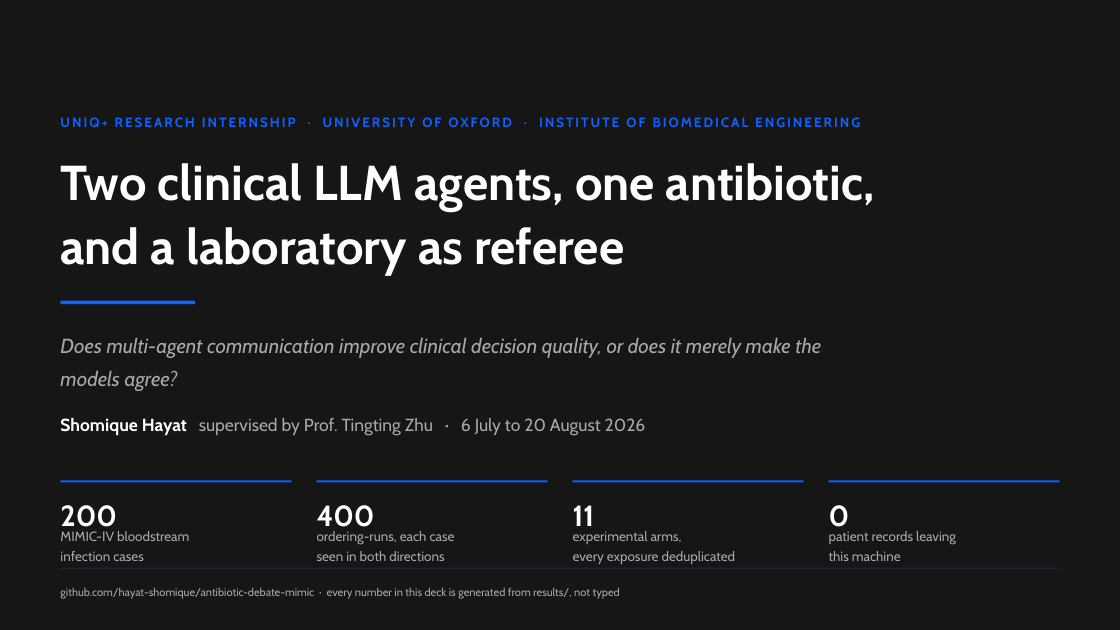
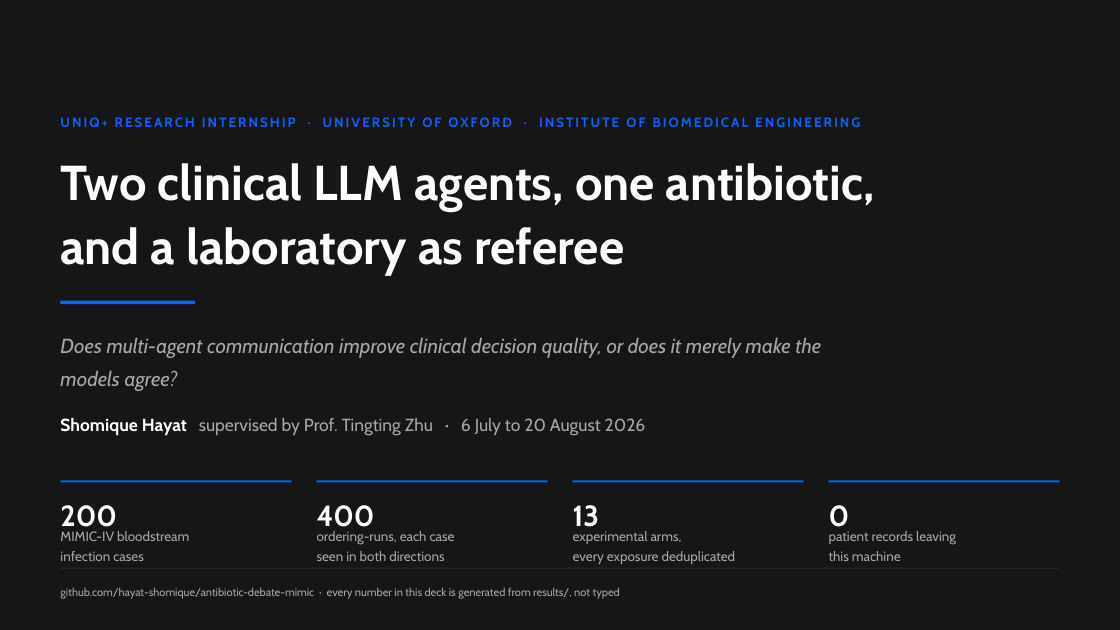
Before and after one commit to hayat-shomique/antibiotic-debate-mimic, a slide deck: slide 1 of deck/Shomique_Hayat_UNIQ_antibiotic_agents.pptx. Drawn at 1120x630 pixels with LibreOffice and Linux fonts; fonts in the diff are those of the drawing. Boxes give left, top, right and bottom in pixels: in the first picture for what was removed or moved away, otherwise in the second. Text is boxed around its words. In the diff, an @@ line names an element or a change of style, - is before the commit and + after.

```diff
--- a/deck/Shomique_Hayat_UNIQ_antibiotic_agents.pptx
+++ b/deck/Shomique_Hayat_UNIQ_antibiotic_agents.pptx
@@ text at [573,505,599,527]: text changed @@
-11
+13
```
Also in this commit, not shown: 1 other slide changed, 9 other files.
